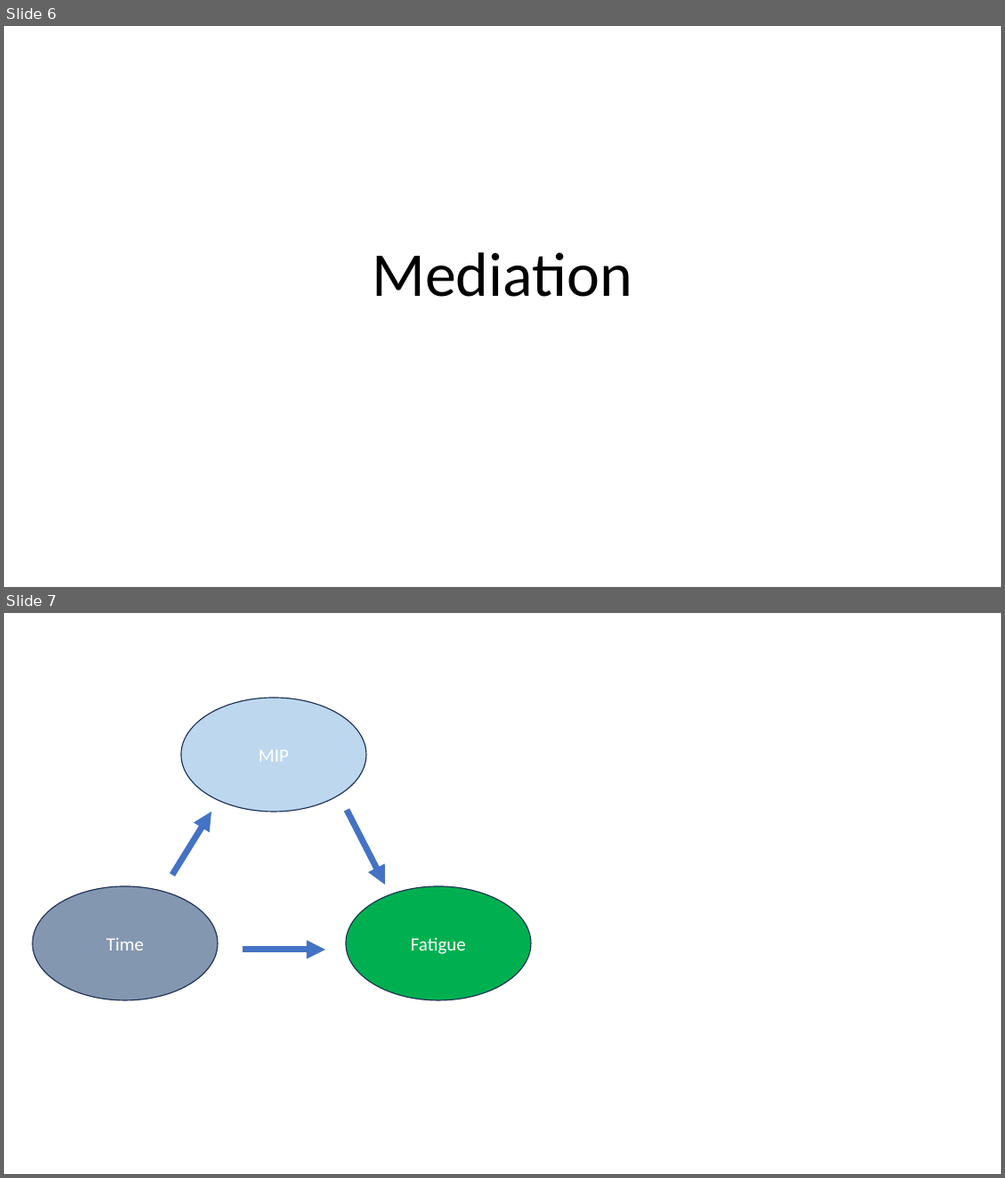
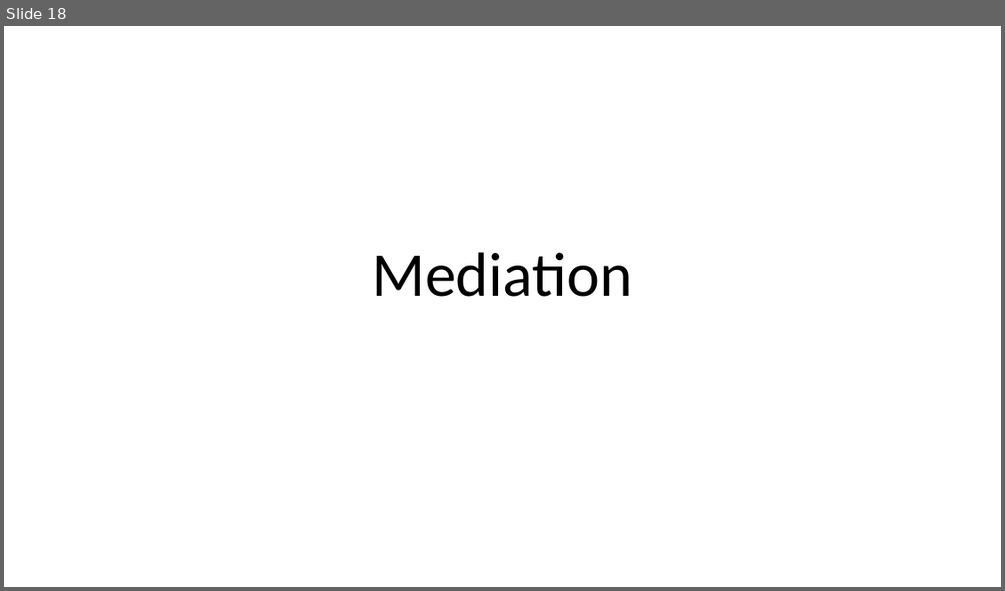
Before and after one commit to orthopedics20/longcovid, a slide deck: Long COVID RCT - Preliminary Analysis.pptx. Shown one above the other, each under a label of ours: slides 6 and 7 before the commit, slide 18 after it. The pictures are 1005x1178 and 1005x591 pixels, drawn with LibreOffice and Linux fonts; fonts in the diff are those of the drawing. Boxes give left, top, right and bottom in pixels: in the first picture for what was removed or moved away, otherwise in the second. Text is boxed around its words. In the diff, an @@ line names an element or a change of style, - is before the commit and + after.

```diff
--- a/Long COVID RCT - Preliminary Analysis.pptx
+++ b/Long COVID RCT - Preliminary Analysis.pptx
@@ slide 7 removed at (x1=4, y1=613, x2=1001, y2=1174), background #FFFFFF @@
@@ ellipse removed at (x1=181, y1=698, x2=367, y2=811) @@
-MIP
@@ arrow removed from (172, 875) to (211, 811) @@
@@ arrow removed from (347, 810) to (386, 884) @@
@@ ellipse removed at (x1=32, y1=886, x2=218, y2=999) @@
-Time
@@ ellipse removed at (x1=346, y1=886, x2=531, y2=999) @@
-Fatigue
@@ arrow removed from (243, 949) to (325, 949) @@
@@ what was slide 6 is now slide 18 @@
```
Also in this commit, not shown: 2 slides changed, 16 slides added, 3 other slides removed, 14 other files.
